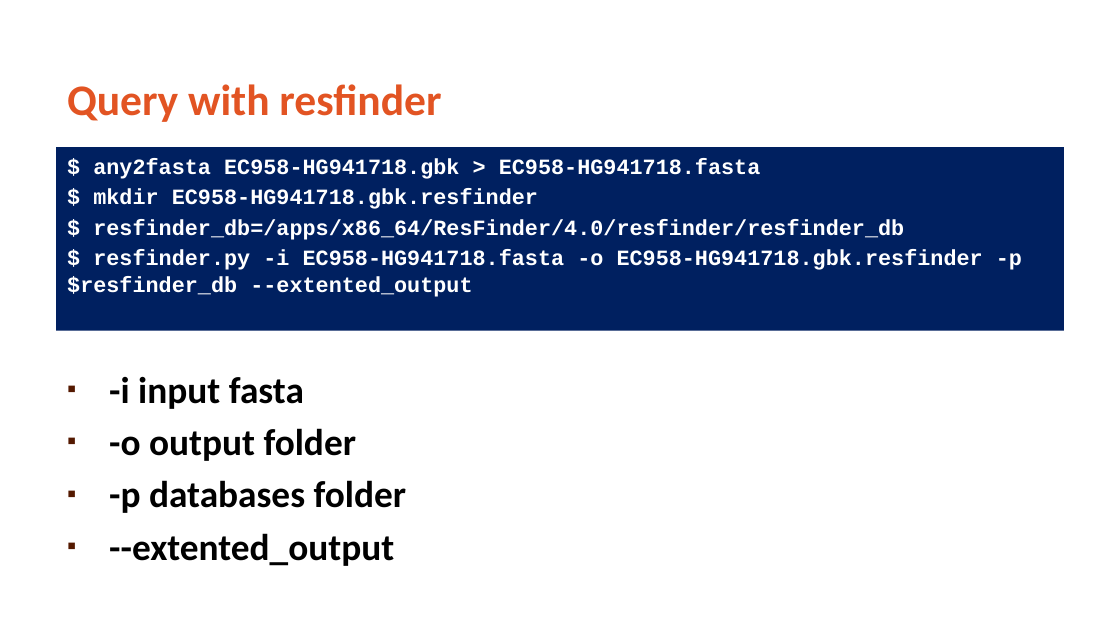
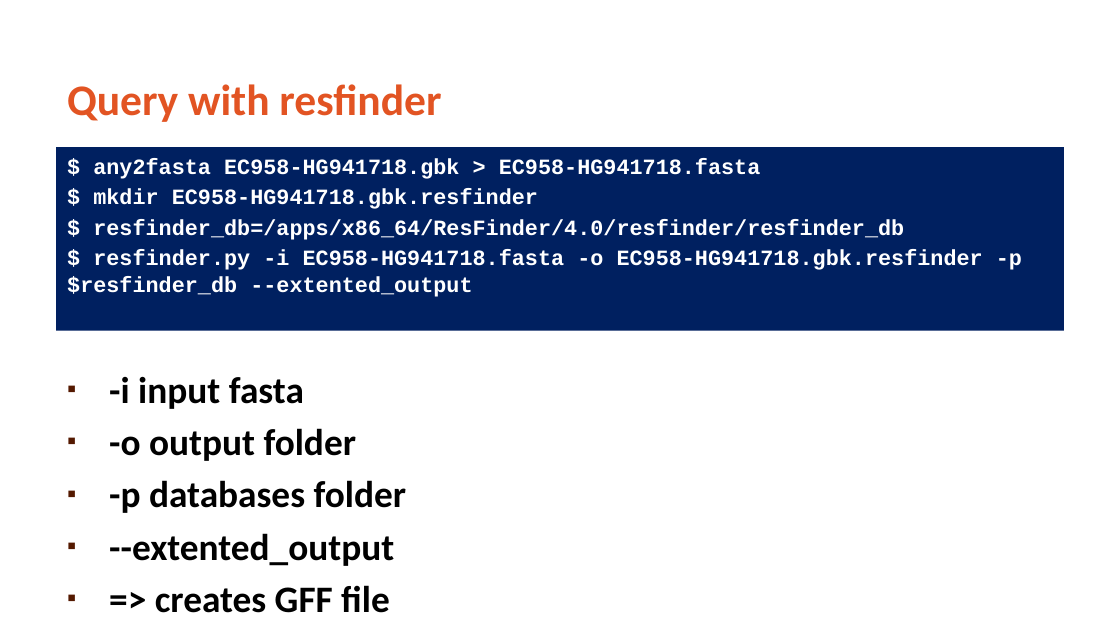
Before and after one commit to MicroBinfie/ESCMID-MGE-2022, a slide deck: slide 18 of slides/LeeKatz MGE tools.pptx (slide 17 before the commit). Drawn at 1120x630 pixels with LibreOffice and Linux fonts; fonts in the diff are those of the drawing; background and template pictures are left out. Boxes give left, top, right and bottom in pixels: in the first picture for what was removed or moved away, otherwise in the second. Text is boxed around its words. In the diff, an @@ line names an element or a change of style, - is before the commit and + after.

```diff
--- a/slides/LeeKatz MGE tools.pptx
+++ b/slides/LeeKatz MGE tools.pptx
@@ text at (x1=155, y1=585, x2=390, y2=613): paragraph added @@
+▪ => creates GFF file
```
Also in this commit, not shown: 12 other slides changed, 1 slide added.
